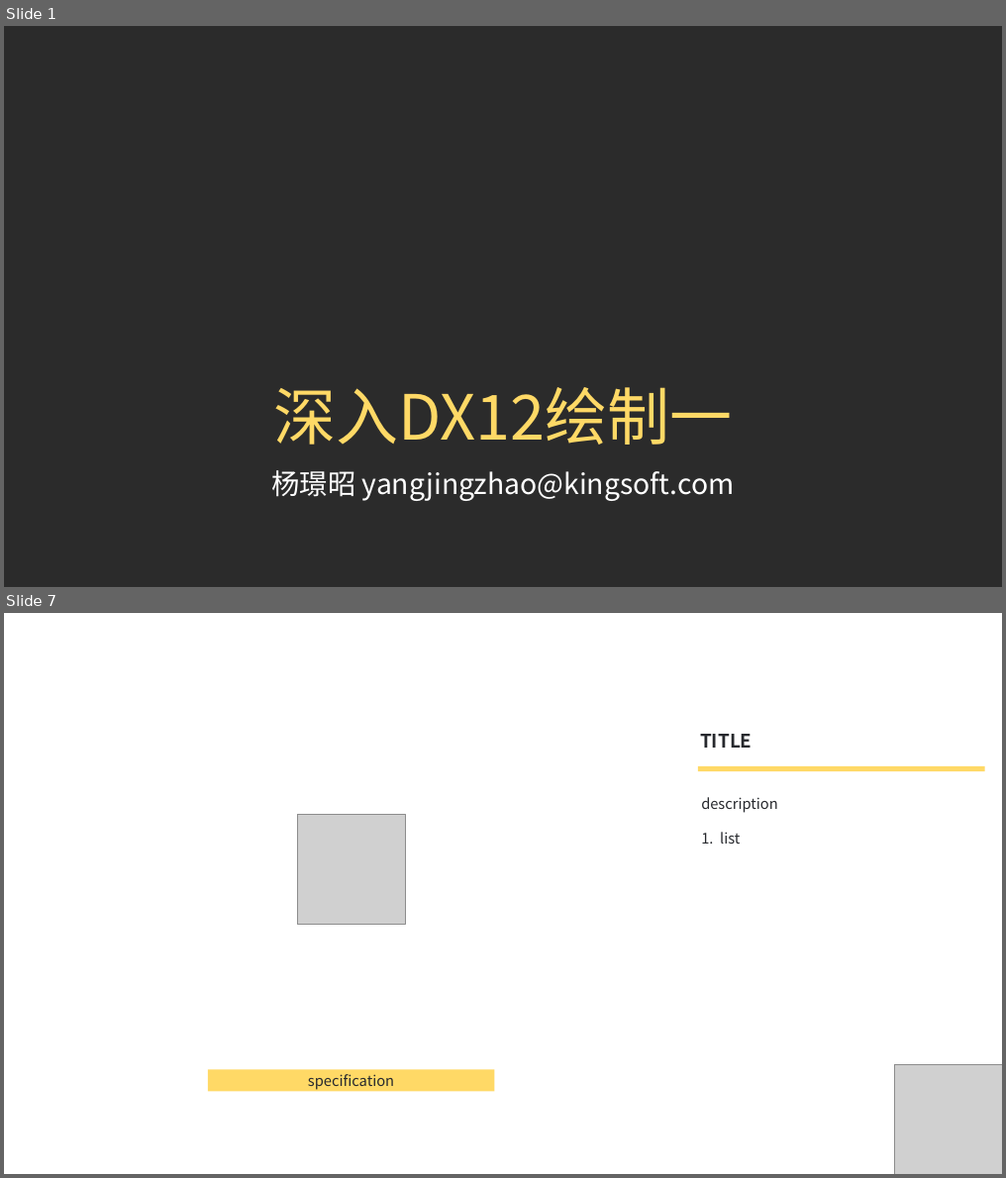
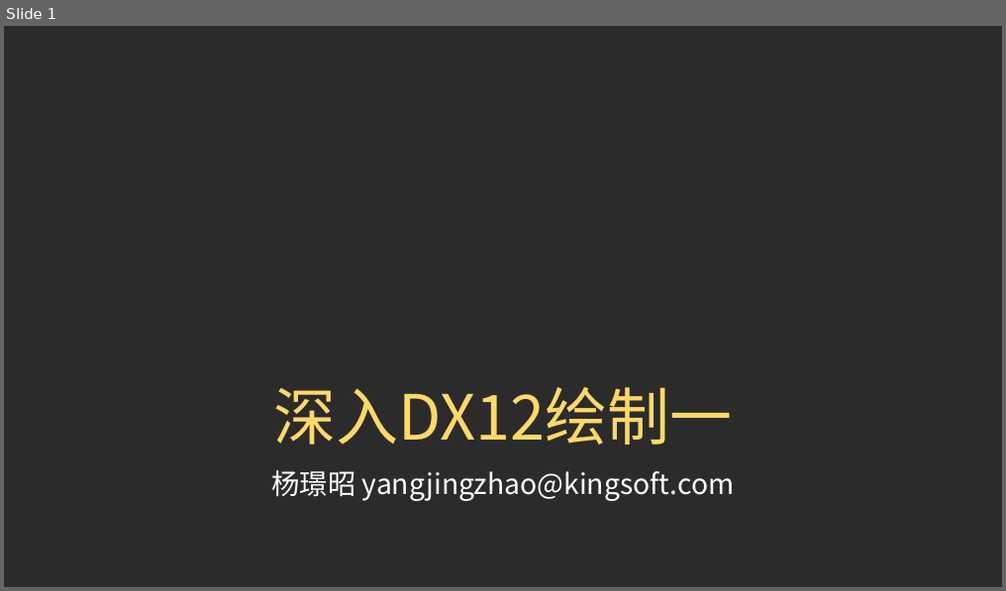
Before and after one commit to doomlover/KSGameEngineTutorials, a slide deck: PPTs/03.深入DX12绘制一.pptx. Shown one above the other, each under a label of ours: slides 1 and 7 before the commit, slide 1 after it; the slides between them are not shown. The pictures are 1006x1178 and 1006x591 pixels, drawn with LibreOffice and Linux fonts; fonts in the diff are those of the drawing; grey boxes stand for pictures; background and template pictures are left out; a plain dark background stands for a picture behind light text. Boxes give left, top, right and bottom in pixels: in the first picture for what was removed or moved away, otherwise in the second. Text is boxed around its words. In the diff, an @@ line names an element or a change of style, - is before the commit and + after.

```diff
--- a/PPTs/03.深入DX12绘制一.pptx
+++ b/PPTs/03.深入DX12绘制一.pptx
@@ slide 7 removed at [4,613,1002,1174], background #FFFFFF @@
@@ text removed at [700,734,751,748] @@
-TITLE
@@ rectangle removed at [698,766,984,771] @@
@@ picture removed at [297,815,405,924] @@
@@ text removed at [701,797,778,844] @@
-description
-1. list
@@ rectangle removed at [208,1069,494,1091] @@
-specification
@@ picture removed at [894,1064,1002,1174] @@
```
Also in this commit, not shown: 1 slide changed, 28 slides added, 7 other slides removed, 1 other file.
